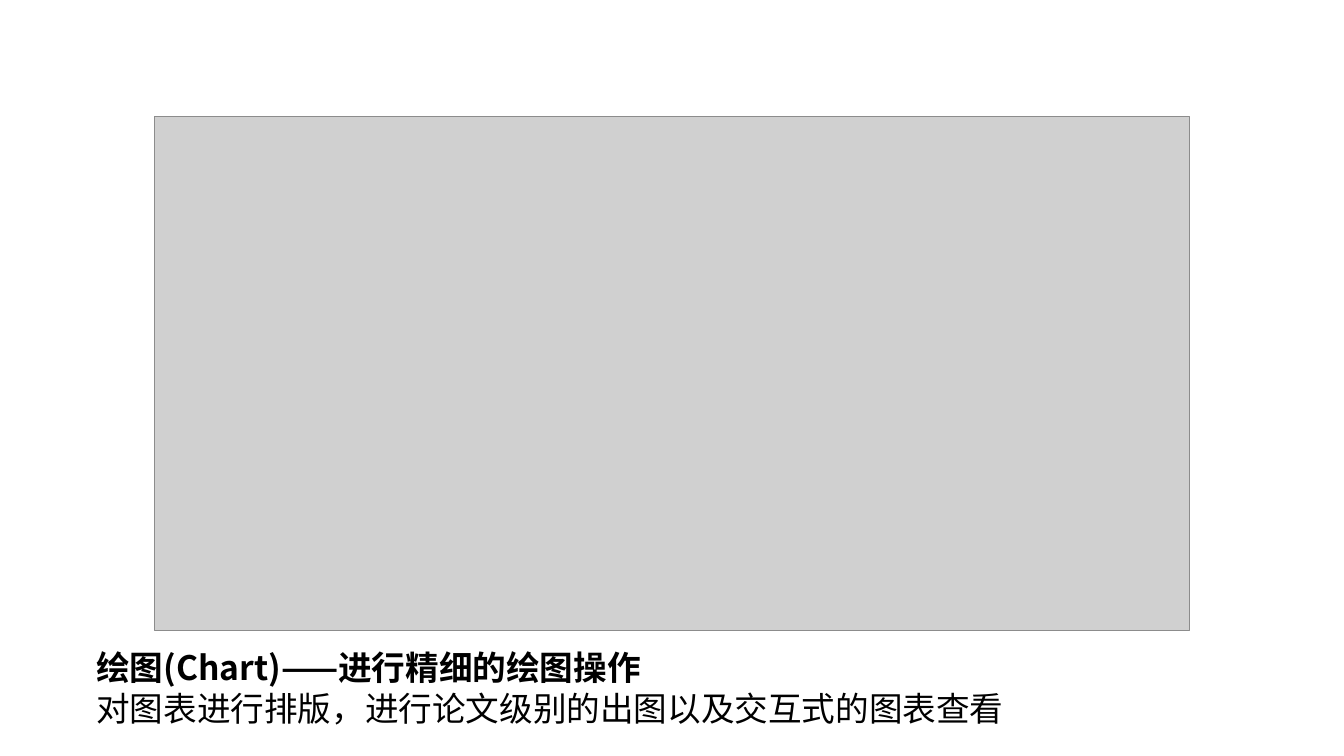
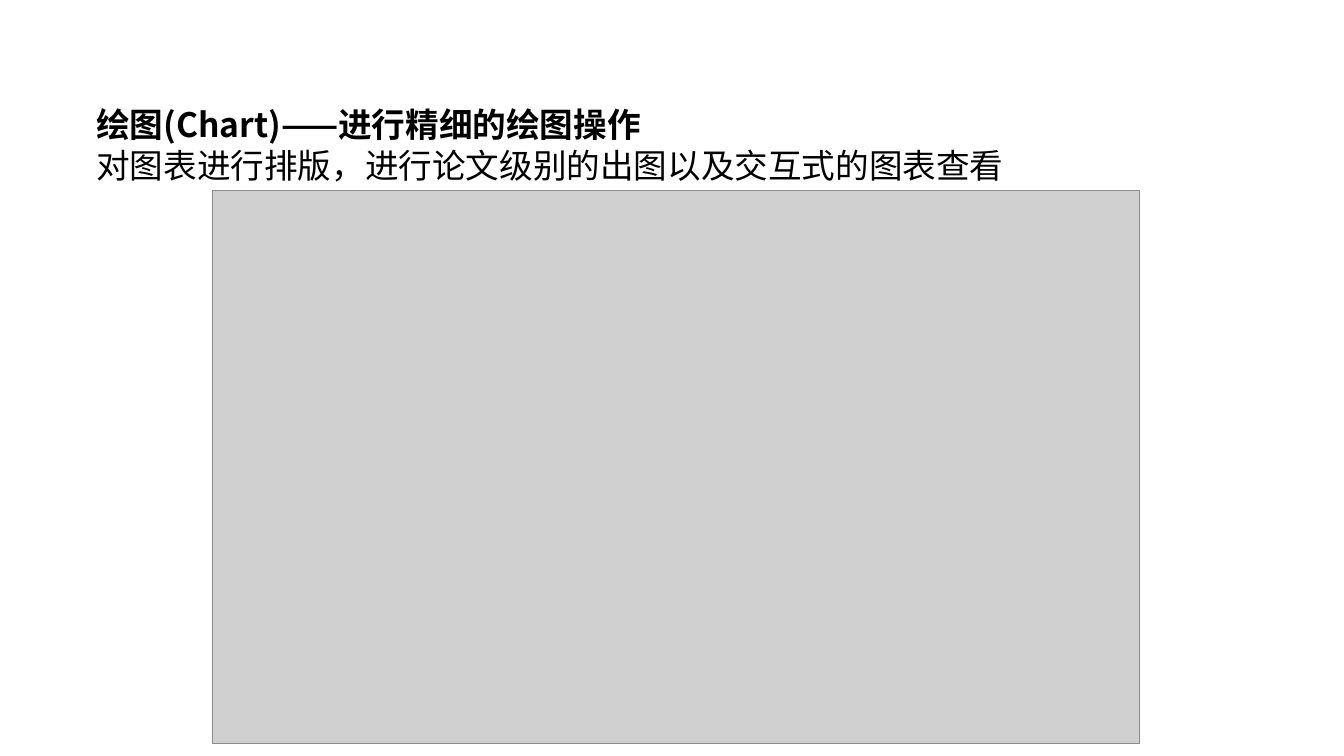
Before and after one commit to czyt1988/data-workbench, a slide deck: slide 11 of doc/DataWorkFlow-chart.pptx (slide 10 before the commit). Drawn at 1344x756 pixels with LibreOffice and Linux fonts; fonts in the diff are those of the drawing; grey boxes stand for pictures. Boxes give left, top, right and bottom in pixels: in the first picture for what was removed or moved away, otherwise in the second. Text is boxed around its words. In the diff, an @@ line names an element or a change of style, - is before the commit and + after.

```diff
--- a/doc/DataWorkFlow-chart.pptx
+++ b/doc/DataWorkFlow-chart.pptx
@@ text "绘图(Chart)——进行精细的绘图操作": place and size @@
-text "绘图(Chart)——进行精细的绘图操作" at bbox=[96, 651, 1003, 725]
+text "绘图(Chart)——进行精细的绘图操作" at bbox=[96, 108, 1003, 182]
@@ picture: place and size @@
-picture at bbox=[154, 117, 1191, 630]
+picture at bbox=[213, 191, 1140, 744]
```
Also in this commit, not shown: 8 other slides changed, 5 slides added, 1 slide removed, 25 other files.
